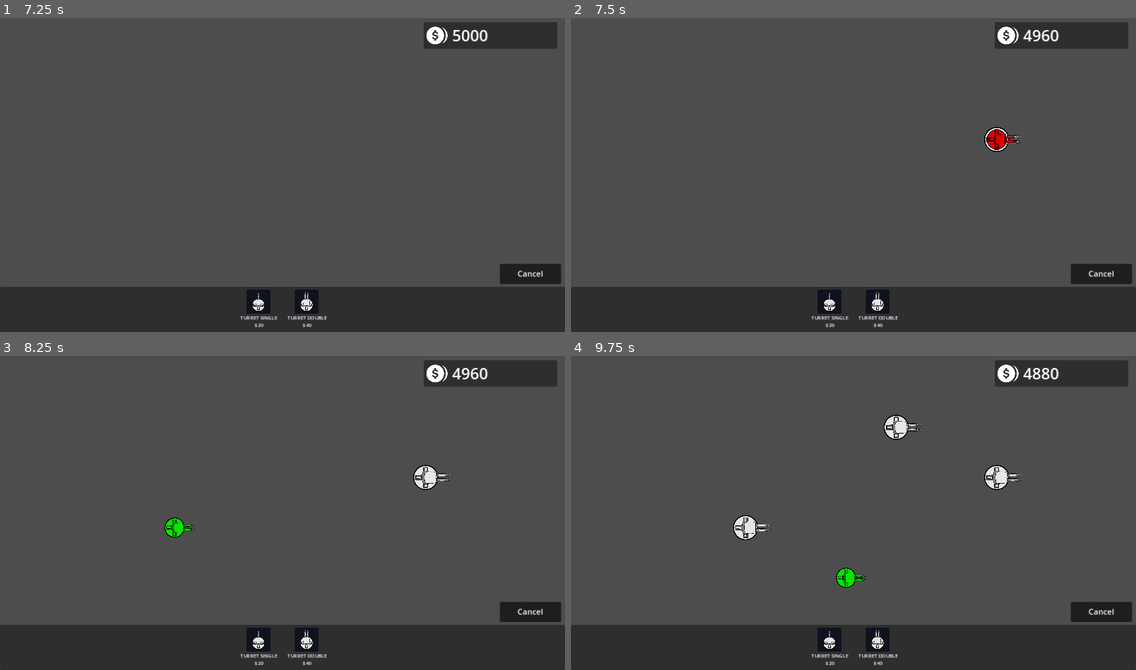
Above: before the commit, frames 1-4 (two rows, left to right).
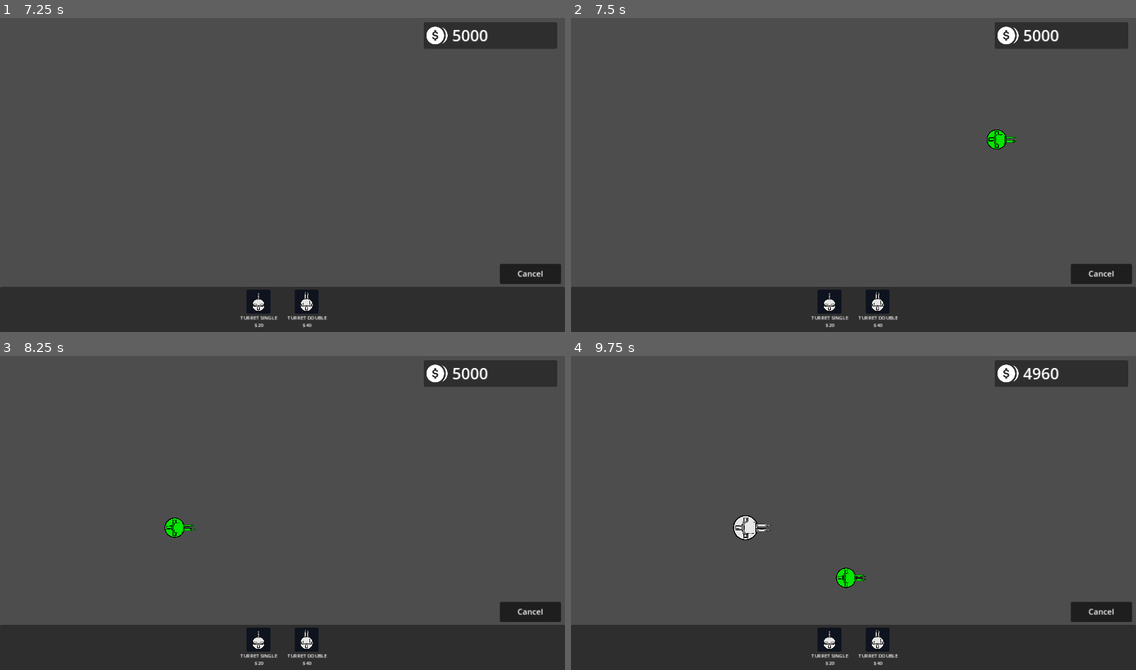
Above: after the commit, the same moments.

Repository: AdilDevStuff/TheLastGameJam2023
Game: Godot game, scene res://Scenes/World.tscn
The game is run twice, just before and just after one commit, with the same random seed, the same clock (stepped at 60 frames per second) and the same inputs. The engine's default icon, where the game draws it, is replaced by a stand-in: a white triangle on a blue panel in a dark square.
Inputs (mouse positions are in pixels of both pictures, inside the frame that each line leads up to):
- Up to frame 1 (7.25 s): click "Build" at 0.5 s; click (259, 300) at 1.25 s; click (259, 300) at 2 s; click (305, 300) at 2.75 s; click (305, 300) at 3.5 s; click (259, 300) at 4.25 s; click (305, 300) at 5 s; click "Cancel" at 5.75 s; click "Build" at 6.5 s
- Up to frame 2 (7.5 s): tap Enter at 7.25 s; move the mouse to (977, 156) at 7.27 s; hold Right mouse button (Remove, bound only after the commit) from 7.28 s (still down); click (977, 156) at 7.35 s
- Up to frame 3 (8.25 s): tap Space at 8 s; move the mouse to (169, 525) at 8.02 s; release Right mouse button (Remove, bound only after the commit) at 8.03 s; right-click (169, 525) at 8.1 s
- Up to frame 4 (9.75 s): click (740, 525) at 8.3 s; tap Enter at 8.75 s; move the mouse to (910, 440) at 8.77 s; hold Right mouse button (Remove, bound only after the commit) 8.78-9.53 s; click (910, 440) at 8.85 s; tap Space at 9.5 s; move the mouse to (825, 575) at 9.52 s; right-click (825, 575) at 9.6 s

Frame 1 is identical in both runs. In frame 2, 0.4% of the frame differs, in the area x 73-85%, y 3-43%; in frame 3, 0.4%; in frame 4, 0.7%, in the area x 55-85%, y 3-43%.

Commit message:
Right Click To Remove Units

Diff:
--- a/Scenes/Units/SingleTurret.tscn
+++ b/Scenes/Units/SingleTurret.tscn
@@ -9,9 +9,8 @@
 [sub_resource type="CircleShape2D" id="CircleShape2D_fgjlf"]
 radius = 32.3883
 
-[node name="SingleTurret" node_paths=PackedStringArray("muzzle") instance=ExtResource("1_x6qwa")]
+[node name="SingleTurret" instance=ExtResource("1_x6qwa")]
 script = ExtResource("2_c2l4t")
-muzzle = NodePath("Barrel")
 health = 20.0
 damage = 20.0
 fire_rate = 1.0
--- a/Scripts/BuildSystem.gd
+++ b/Scripts/BuildSystem.gd
@@ -23,7 +23,7 @@
 	if Global.is_in_build_mode and !Global.mouse_on_gui:
 		if Input.is_action_just_pressed("Build") and Global.coins > 0:
 			spawn_obj(placeable_units[Global.unit_idx])
-		if Input.is_action_just_pressed("Remove"):
+		if Input.is_action_pressed("Remove"):
 			remove_obj()
 
 func spawn_obj(obj_to_spawn: PackedScene) -> void:
@@ -41,6 +41,7 @@
 func remove_obj():
 	for unit in get_spawned_units():
 		if unit.position == snap_to_grid(get_global_mouse_position()):
+			Global.coins += unit.price
 			unit.queue_free()
 
 func set_indicator_color():
--- a/project.godot
+++ b/project.godot
@@ -38,11 +38,6 @@
 }
 Remove={
 "deadzone": 0.5,
-"events": [Object(InputEventMouseButton,"resource_local_to_scene":false,"resource_name":"","device":-1,"window_id":0,"alt_pressed":false,"shift_pressed":false,"ctrl_pressed":true,"meta_pressed":false,"button_mask":1,"position":Vector2(118, 13),"global_position":Vector2(890, 403),"factor":1.0,"button_index":1,"canceled":false,"pressed":true,"double_click":false,"script":null)
-]
-}
-"Disable Build Mode"={
-"deadzone": 0.5,
 "events": [Object(InputEventMouseButton,"resource_local_to_scene":false,"resource_name":"","device":-1,"window_id":0,"a …(257 unchanged characters)…
 ]
 }
